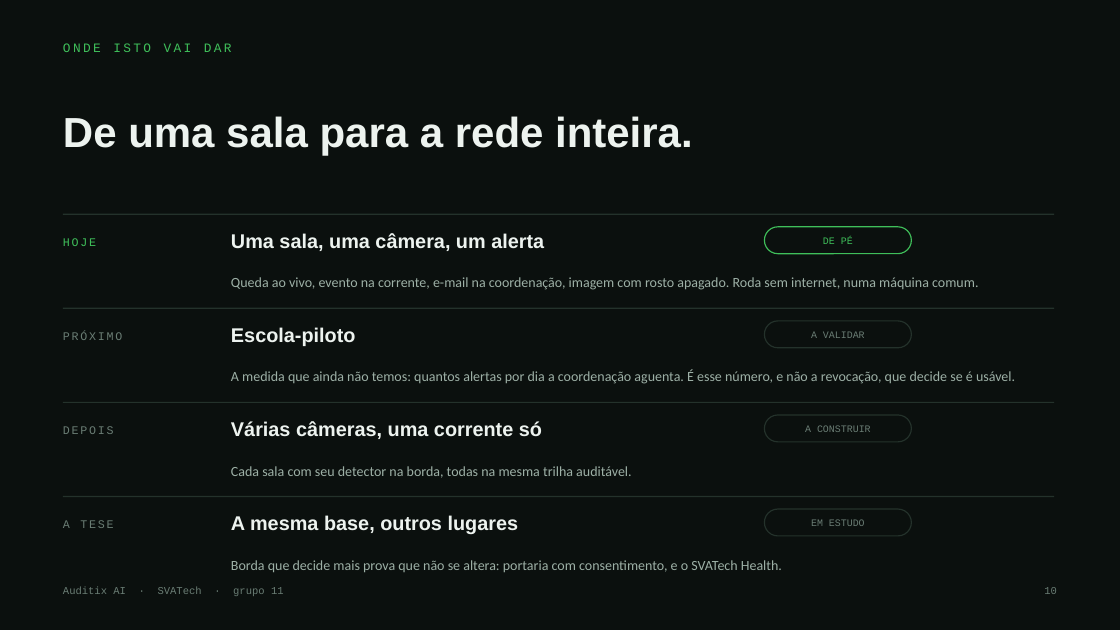
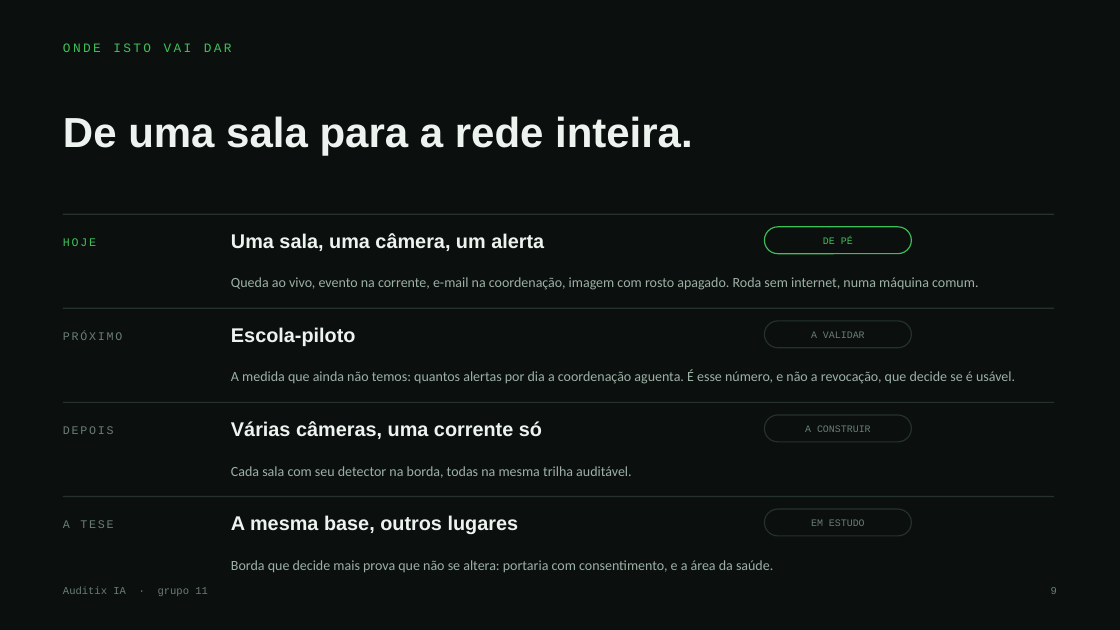
Before and after one commit to EnzoRenato16/Next, a slide deck: slide 9 of Auditix-slides.pptx (slide 10 before the commit). Drawn at 1120x630 pixels with LibreOffice and Linux fonts; fonts in the diff are those of the drawing. Boxes give left, top, right and bottom in pixels: in the first picture for what was removed or moved away, otherwise in the second. Text is boxed around its words. In the diff, an @@ line names an element or a change of style, - is before the commit and + after.

```diff
--- a/Auditix-slides.pptx
+++ b/Auditix-slides.pptx
@@ text at <box>231,560,773,572</box>: text changed @@
-Borda que decide mais prova que não se altera: portaria com consentimento, e o SVATech Health.
+Borda que decide mais prova que não se altera: portaria com consentimento, e a área da saúde.
@@ text at <box>63,587,208,596</box>: text changed @@
-Auditix AI · SVATech · grupo 11
+Auditix IA · grupo 11
@@ text at <box>1051,587,1057,594</box>: text changed @@
-10
+9
```
Also in this commit, not shown: 12 other slides changed, 1 slide removed, 5 other files.
